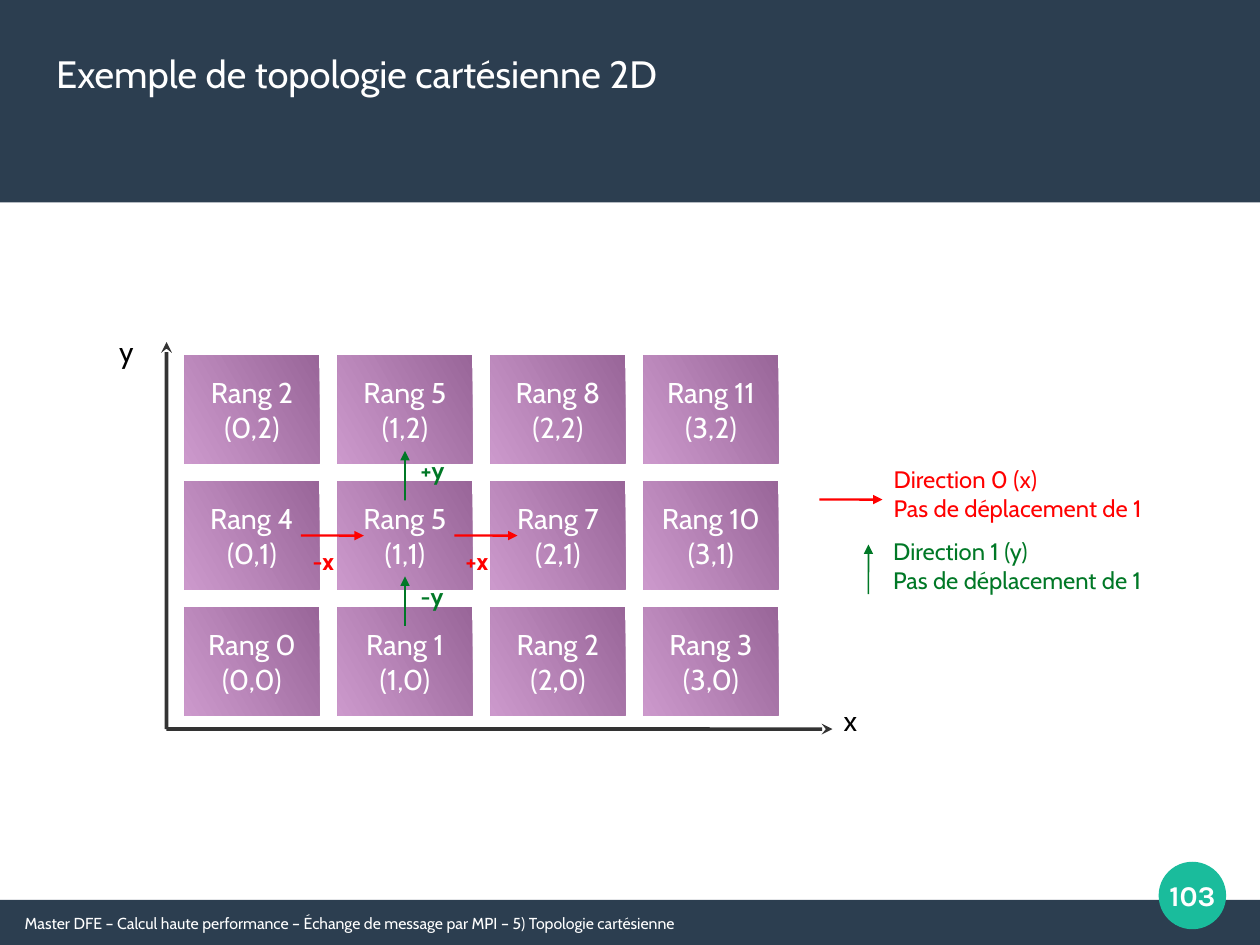
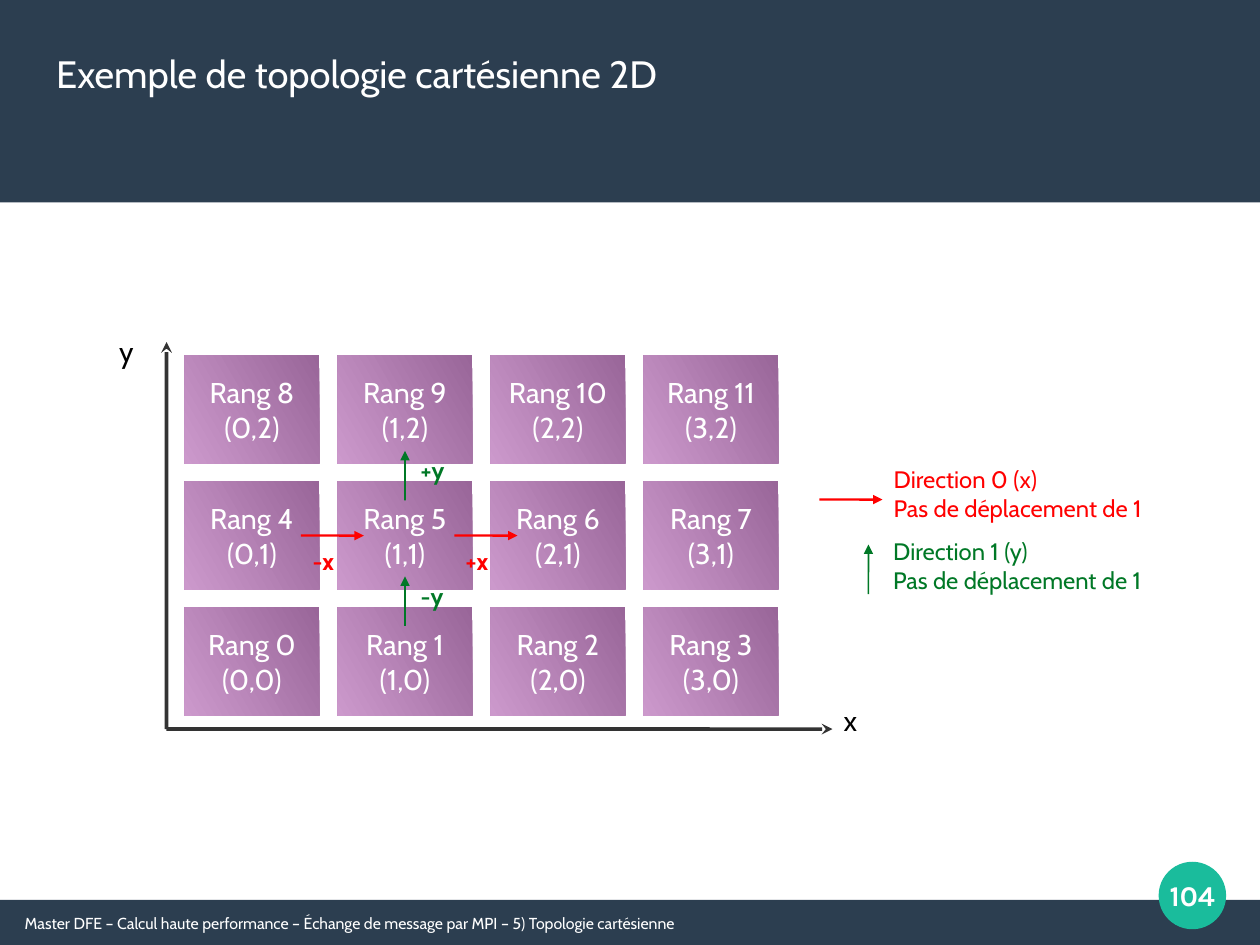
Before and after one commit to Maison-de-la-Simulation/HPC-DFE-Paris-Saclay, a slide deck: slide 104 of support/MPI.odp (slide 103 before the commit). Drawn at 1260x945 pixels with LibreOffice and Linux fonts; fonts in the diff are those of the drawing. Boxes give left, top, right and bottom in pixels: in the first picture for what was removed or moved away, otherwise in the second. Text is boxed around its words. In the diff, an @@ line names an element or a change of style, - is before the commit and + after.

Commit message:
Update MPI slides

```diff
--- a/support/MPI.odp
+++ b/support/MPI.odp
@@ text in rectangle at (210, 382, 294, 410): text changed @@
-Rang 2
+Rang 8
@@ text in rectangle at (363, 382, 446, 410): text changed @@
-Rang 5
+Rang 9
@@ text in rectangle at (509, 382, 607, 410): text changed @@
-Rang 8
+Rang 10
@@ text in rectangle at (516, 509, 600, 536): text changed @@
-Rang 7
+Rang 6
@@ text in rectangle at (670, 509, 751, 536): text changed @@
-Rang 10
+Rang 7
@@ page number at (1170, 887, 1215, 907): text changed @@
-103
+104
```
Also in this commit, not shown: 9 other slides changed, 1 slide added, 1 other file.
